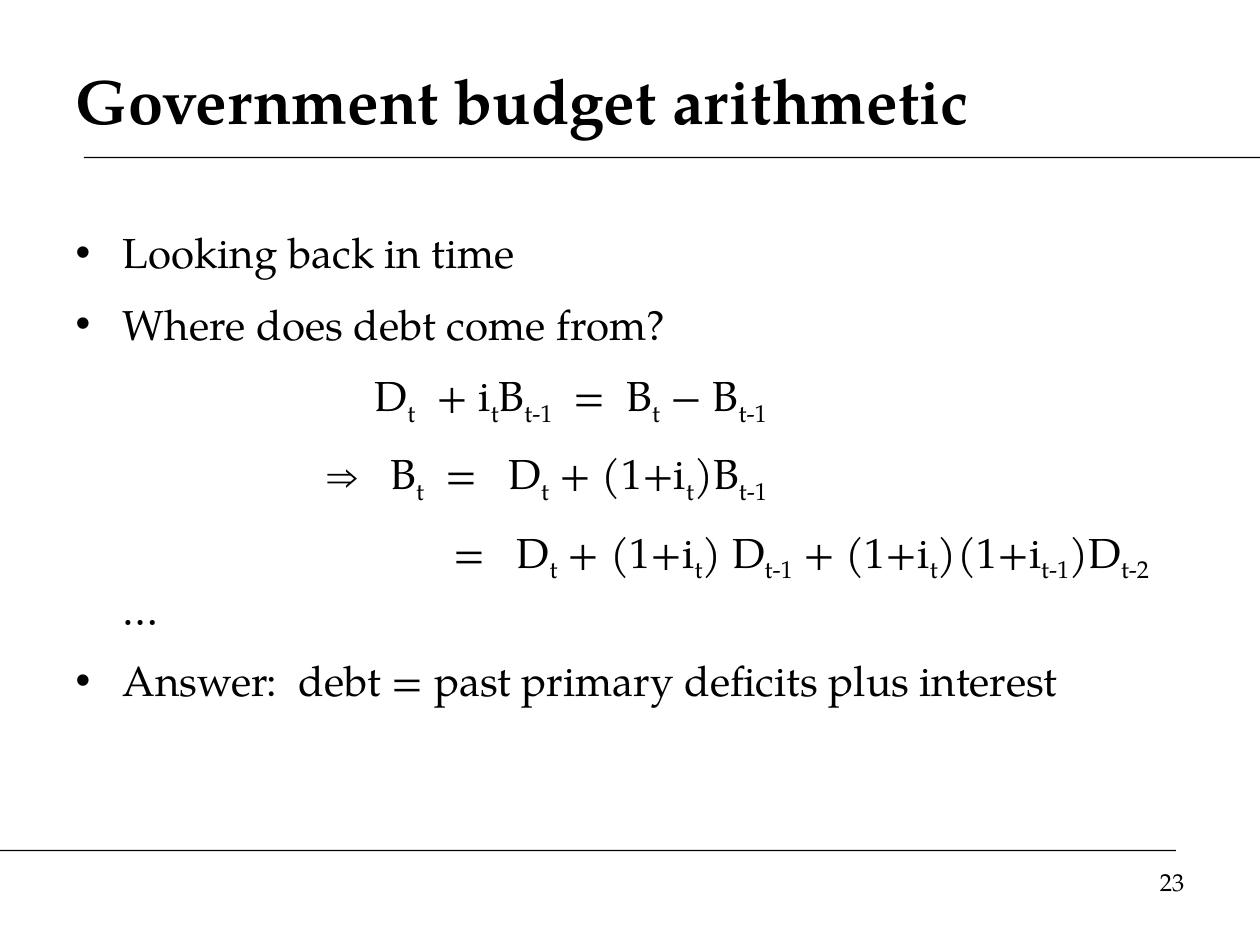
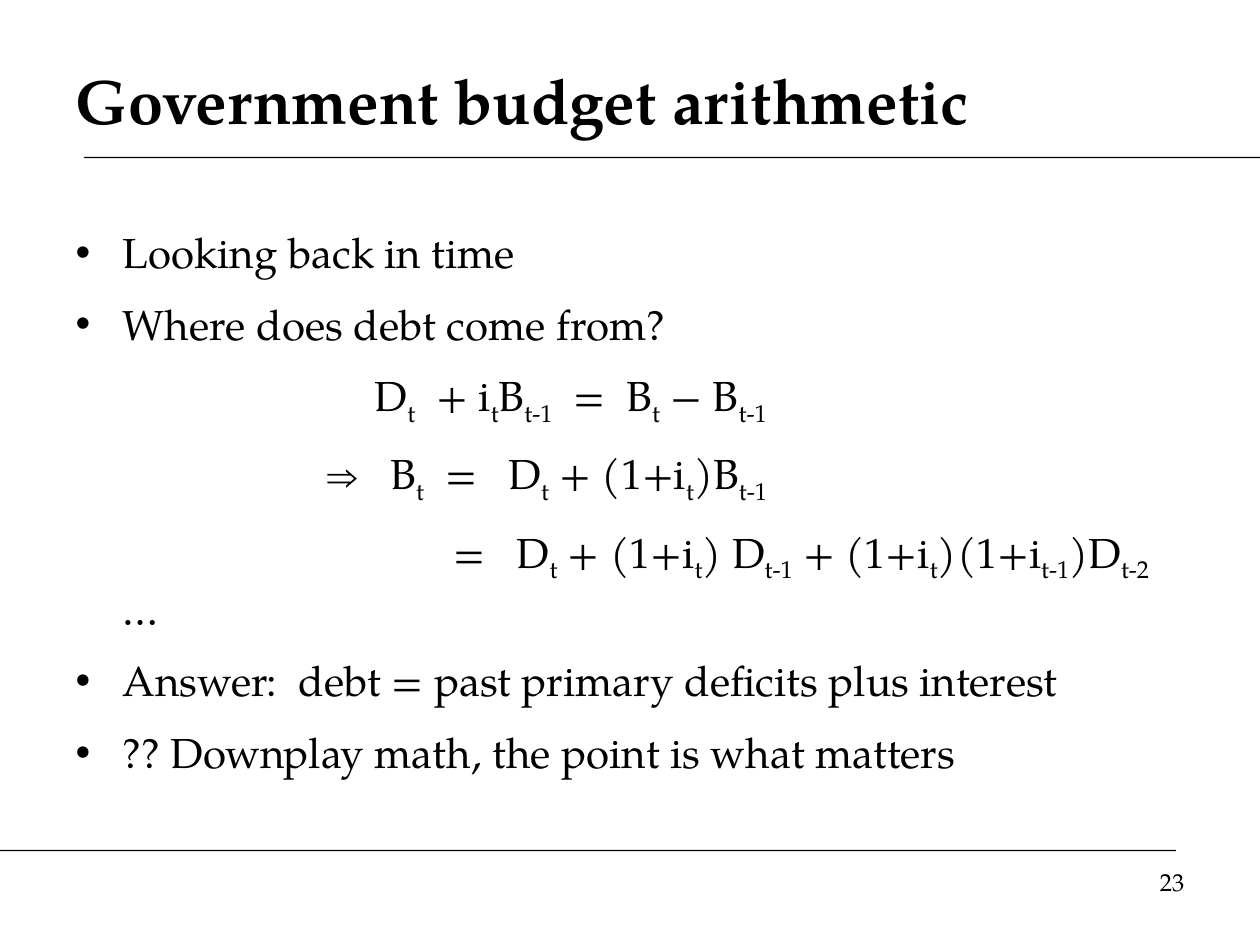
Before and after one commit to DaveBackus/Global_Economy, a slide deck: slide 23 of Slides/slides_def_fx1_f14.pptx. Drawn at 1260x945 pixels with LibreOffice and Linux fonts; fonts in the diff are those of the drawing. Boxes give left, top, right and bottom in pixels: in the first picture for what was removed or moved away, otherwise in the second. Text is boxed around its words. In the diff, an @@ line names an element or a change of style, - is before the commit and + after.

```diff
--- a/Slides/slides_def_fx1_f14.pptx
+++ b/Slides/slides_def_fx1_f14.pptx
@@ text at [171,737,955,780]: paragraph added @@
+• ?? Downplay math, the point is what matters
```
Also in this commit, not shown: 23 other files.
